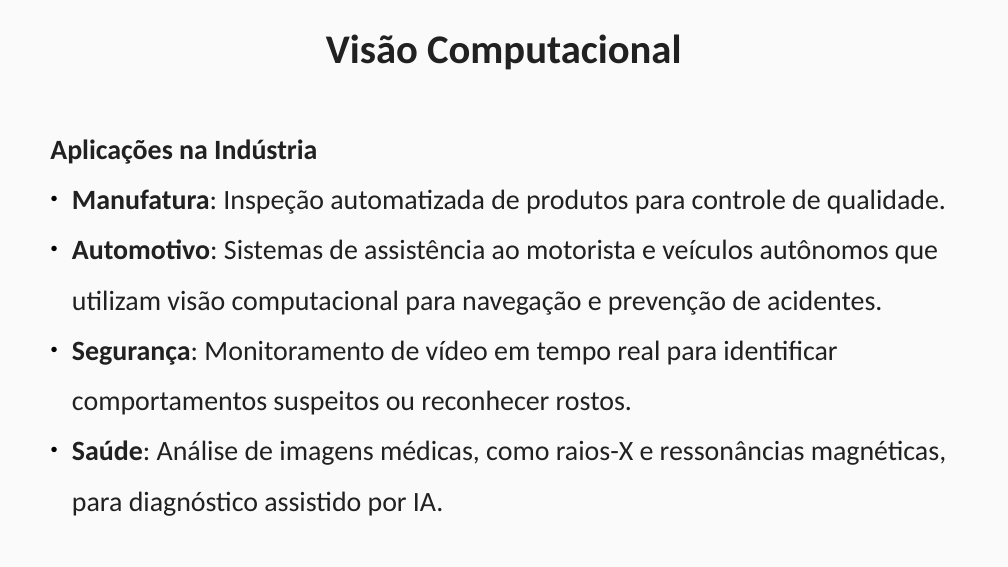
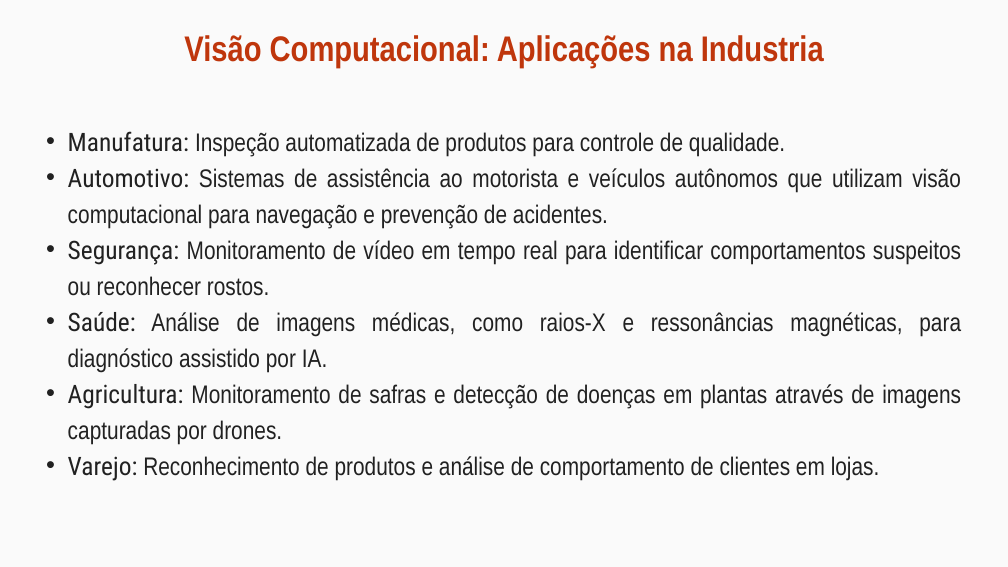
Before and after one commit to maurizioprizzi/finding_lanes, a slide deck: slide 4 of computer_vision_encounter_01.odp (slide 2 before the commit). Drawn at 1008x567 pixels with LibreOffice and Linux fonts; fonts in the diff are those of the drawing. Boxes give left, top, right and bottom in pixels: in the first picture for what was removed or moved away, otherwise in the second. Text is boxed around its words. In the diff, an @@ line names an element or a change of style, - is before the commit and + after.

```diff
--- a/computer_vision_encounter_01.odp
+++ b/computer_vision_encounter_01.odp
@@ title "Visão Computacional: Aplicações na Industria" at [184, 35, 824, 68]: vertical alignment top to middle @@
@@ title at [184, 35, 824, 68]: text changed; size 32 to 28 pt; font Calibri to Arial Narrow; text colour #212121 to #BF360C @@
-Visão Computacional
+Visão Computacional: Aplicações na Industria
@@ subtitle at [50, 139, 317, 164]: paragraph removed @@
-Aplicações na Indústria
@@ subtitle at [68, 131, 961, 373]: size 22 to 20 pt in "Manufatura: Inspeção automatizada de produtos para controle ...", "Automotivo: Sistemas de assistência ao motorista e ...", "Segurança: Monitoramento de vídeo em tempo real ...", "Saúde: Análise de imagens médicas, como raios-X ..."; font Calibri to Roboto Condensed, bold off in "Manufatura:", "Automotivo:", "Segurança:", "Saúde:"; font Calibri to Arial Narrow in "Inspeção automatizada de produtos para controle de ...", "Sistemas de assistência ao motorista e veículos ...", "Monitoramento de vídeo em tempo real para ...", "Análise de imagens médicas, como raios-X e ..."; alignment left to justified; bullet ● to •; line spacing 1.5 to 28.4pt @@
@@ subtitle at [68, 384, 961, 481]: paragraphs added @@
+• Agricultura: Monitoramento de safras e detecção de doenças em plantas através de imagens capturadas por drones.
+• Varejo: Reconhecimento de produtos e análise de comportamento de clientes em lojas.
```
Also in this commit, not shown: 13 other slides changed, 4 slides added, 4 slides removed, 6 other files.
